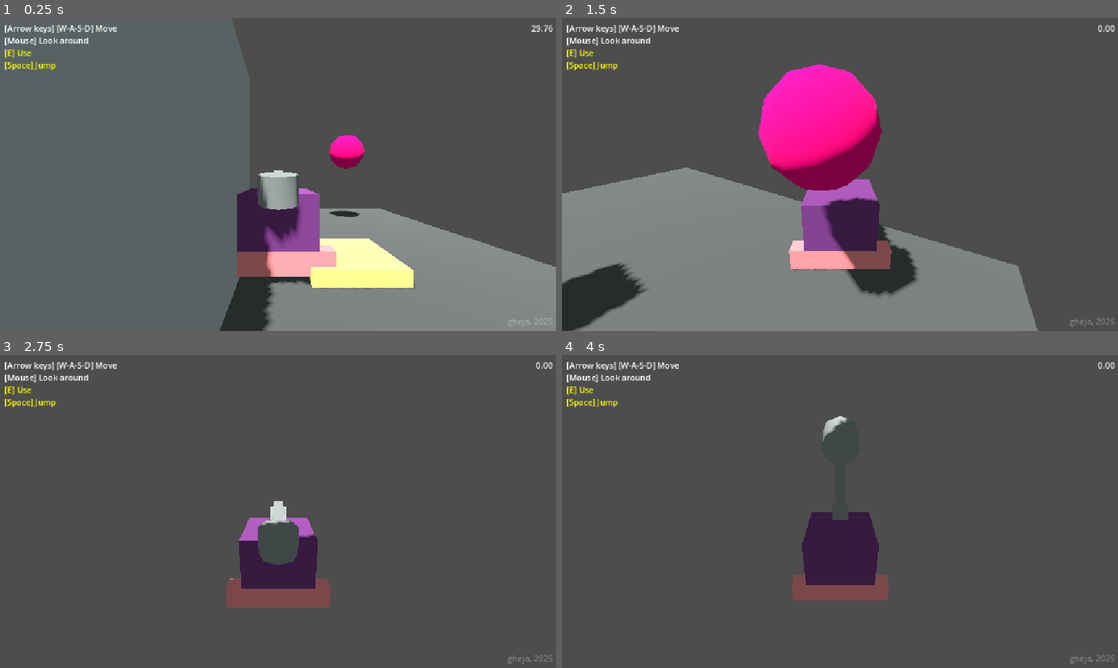
Above: before the commit, frames 1-4 (two rows, left to right).
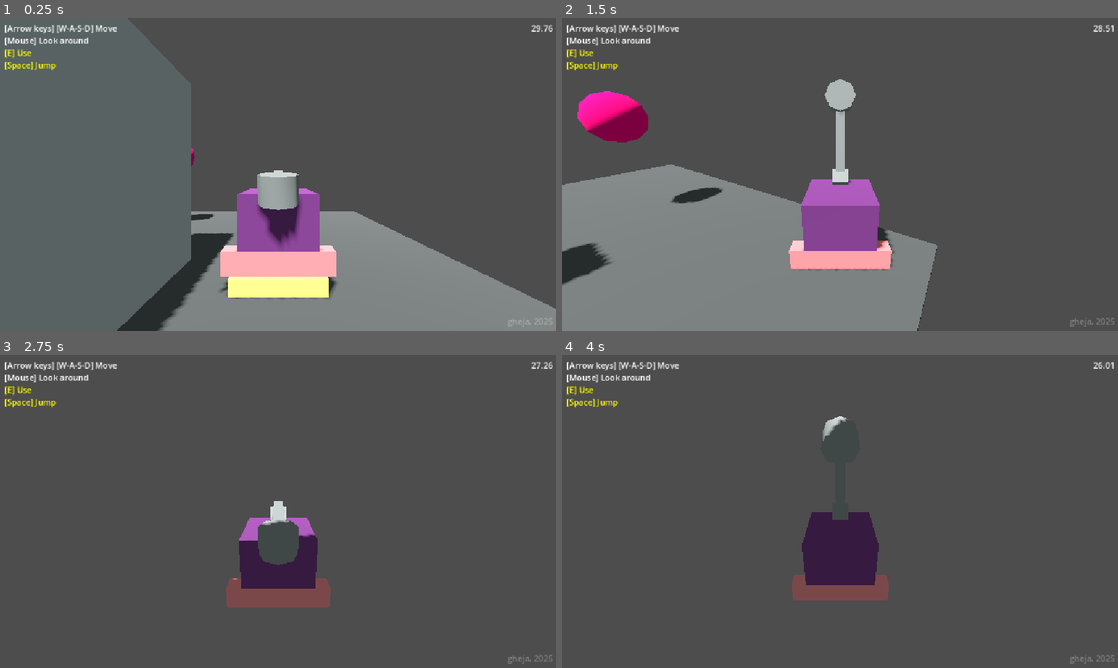
Above: after the commit, the same moments.

Repository: gheja/bot-loop
Game: Godot game, scene res://scenes/main_scene.tscn
Two runs of this game, one before a commit and one after it. Both use one fixed random seed, a clock stepped at 60 frames per second and the inputs below.
Inputs (mouse positions are in pixels of both pictures, inside the frame that each line leads up to):
- Up to frame 1 (0.25 s): no input
- Up to frame 2 (1.5 s): tap Enter at 0.5 s; move the mouse to (867, 174) at 0.52 s; hold W (move_up) from 0.53 s (still down); tap E (action_primary) at 0.6, 1.35 s; move the mouse to (812, 174) at 1.27 s
- Up to frame 3 (2.75 s): keep holding W (move_up); move the mouse to (289, 505) at 2.02 s; tap E (action_primary) at 2.1 s
- Up to frame 4 (4 s): keep holding W (move_up); move the mouse to (834, 517) at 2.77 s; tap E (action_primary) at 2.85, 3.6 s; move the mouse to (878, 514) at 3.52 s

The runs differ from the first frame. In frame 1, 14% of the frame differs, in the area x 21-100%, y 37-100%; in frame 2, 20%, in the area x 0-100%, y 2-100%; in frame 3, 0.1%; in frame 4, less than 0.1%.

Commit message:
Updated first level

Diff:
--- a/src/scenes/level_base.tscn
+++ b/src/scenes/level_base.tscn
@@ -29,6 +29,7 @@
 transform = Transform3D(1, 0, 0, 0, 1, 0, 0, 0, 1, 2, 0, 0)
 
 [node name="ObjectStopButton" parent="LevelObjectContainer" instance=ExtResource("5_8rhjg")]
-transform = Transform3D(1, 0, 0, 0, 1, 0, 0, 0, 1, 3, 2, -3)
+transform = Transform3D(1, 0, 0, 0, 1, 0, 0, 0, 1, -1, 2, -3)
 
 [node name="PlayerCharacterBotHammer" parent="LevelObjectContainer" instance=ExtResource("5_krm4r")]
+transform = Transform3D(1, 0, 0, 0, 1, 0, 0, 0, 1, 2, 1, 0)
